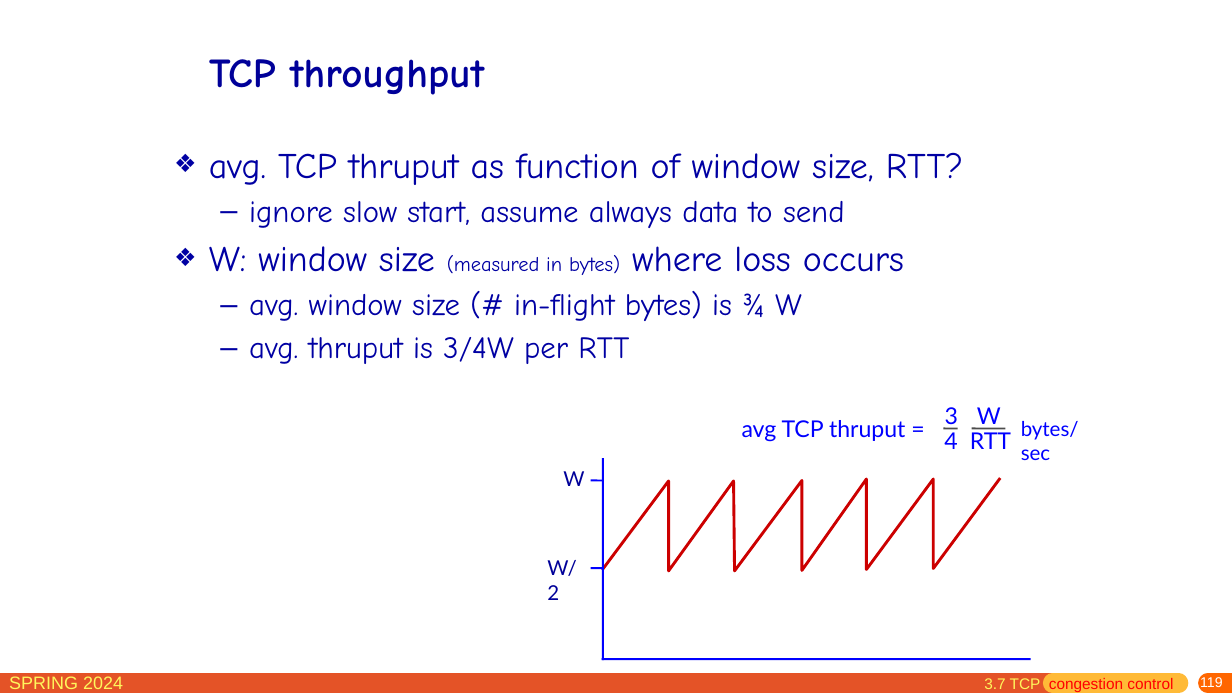
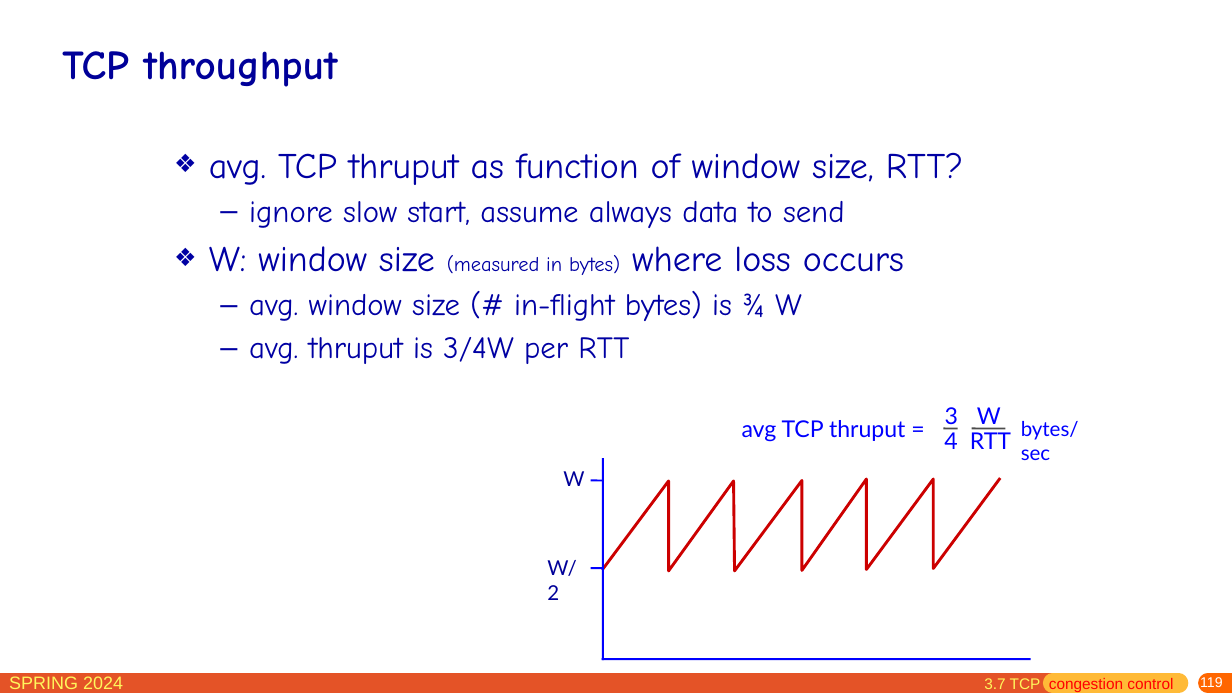
Before and after one commit to network-whu/slides, a slide deck: slide 119 of pptx/chapter3.pptx. Drawn at 1232x693 pixels with LibreOffice and Linux fonts; fonts in the diff are those of the drawing. Boxes give left, top, right and bottom in pixels: in the first picture for what was removed or moved away, otherwise in the second. Text is boxed around its words. In the diff, an @@ line names an element or a change of style, - is before the commit and + after.

```diff
--- a/pptx/chapter3.pptx
+++ b/pptx/chapter3.pptx
@@ title "TCP throughput": place and size @@
-title "TCP throughput" at bbox=[209, 59, 484, 95]
+title "TCP throughput" at bbox=[62, 51, 338, 87]
```
Also in this commit, not shown: 1 other slide changed.
